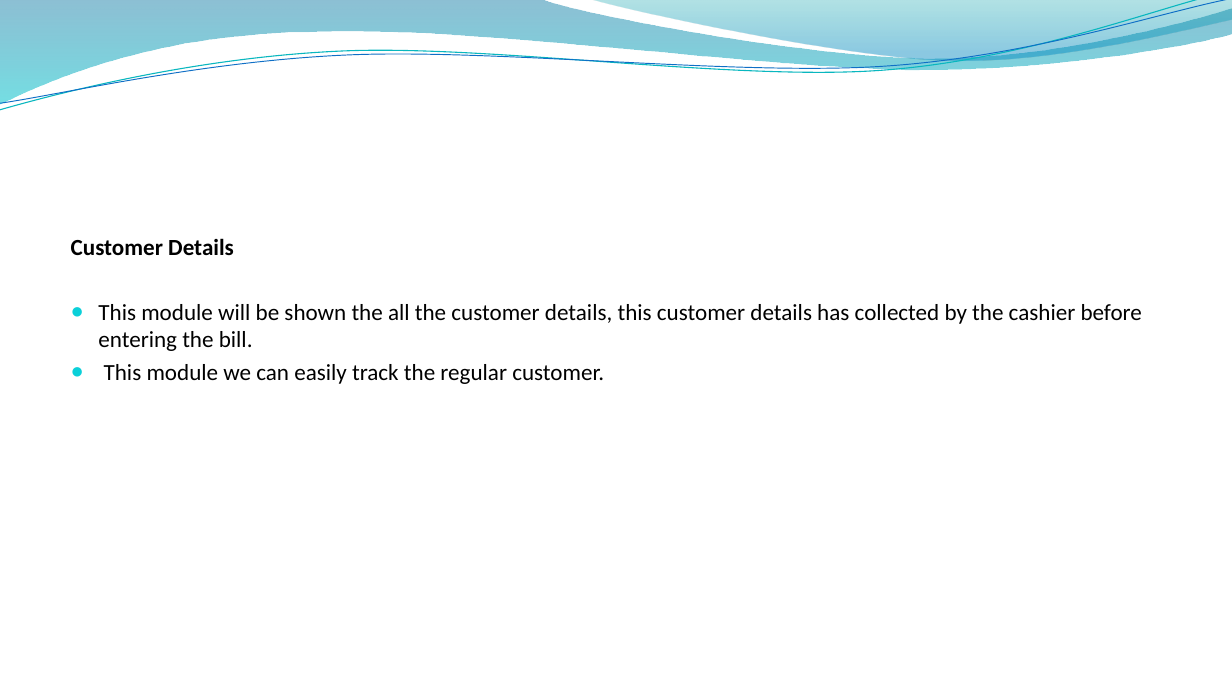
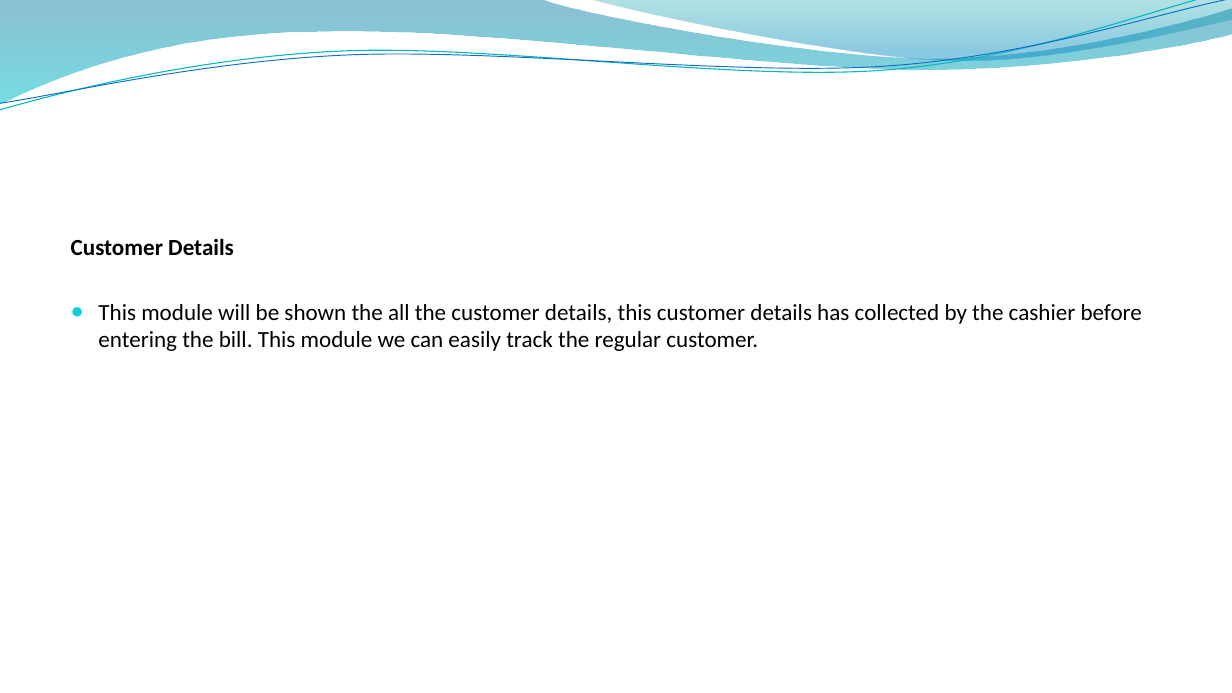
Before and after one commit to gokul18b/2023, a slide deck: slide 9 of batch 2/ppt2/MEDICAL SHOP.pptx. Drawn at 1232x693 pixels with LibreOffice and Linux fonts; fonts in the diff are those of the drawing; background and template pictures are left out. Boxes give left, top, right and bottom in pixels: in the first picture for what was removed or moved away, otherwise in the second. Text is boxed around its words. In the diff, an @@ line names an element or a change of style, - is before the commit and + after.

```diff
--- a/batch 2/ppt2/MEDICAL SHOP.pptx
+++ b/batch 2/ppt2/MEDICAL SHOP.pptx
@@ text at box(98, 304, 1142, 351): text changed @@
-● This module will be shown the all the customer details, this customer details has collected by the cashier before entering the bill.
-● This module we can easily track the regular customer.
+● This module will be shown the all the customer details, this customer details has collected by the cashier before entering the bill. This module we can easily track the regular customer.
```
Also in this commit, not shown: 2 other slides changed, 48 other files.
